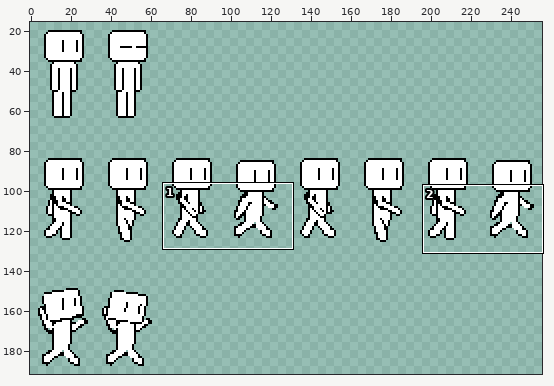
Edited in one commit: sprite sheet (Assets/Sprites/Player/Player.png). Above, an overview of the earlier version with the close-up marked.
Close-up. The starting point:
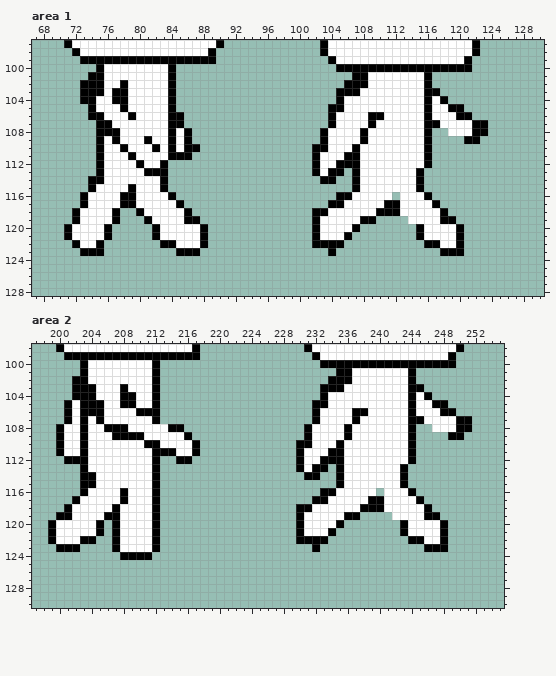
The file is 256x192 pixels. Shown: area 1: x 67..130, y 97..128; area 2: x 197..255, y 98..130. The wide view leaves out empty margins. The commit also changed other parts of the picture, which this record leaves out.
The result:
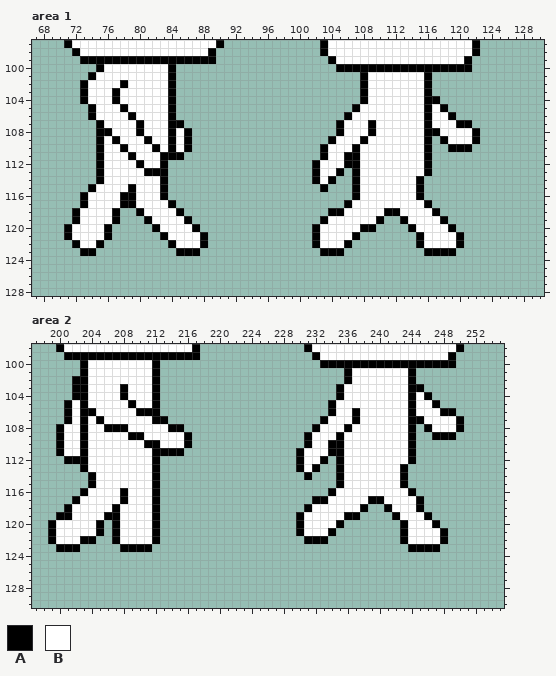
Palette (. is transparent): A #000000  B #ffffff
Change:
--- area 1
@@ x 67..130 @@
 100 ........ABBBBBBBBA....................AAAAAAAAAAAAAAAAA.........
-101 .......AABBBBBBBBA......................AABBBBBBBA..............
-102 ......AAABBABBBBBA.....................AAABBBBBBBA..............
-103 ......AAABAABBBBBA....................AAABBBBBBBBAA.............
-104 ......AABBAABBBBBA....................ABBBBBBBBBBABA............
-105 .......ABBBABBBBBA...................AABBBBBBBBBBABBAA..........
-106 .......AABBBABBBBAA..................ABBBBAABBBBBABBBAA.........
-107 ........AABBBBBBBAA..................ABBBBABBBBBBAABBBBAA.......
-108 ........AAABBBBBBABA................ABBBBABBBBBBBA..BBBAA.......
-109 ........ABABBBABBABA................ABBBBABBBBBBBA....AA........
-110 ........ABBABBBABABAA..............AABBBABBBBBBBBA..............
-111 ........ABBBABBBBAAA...............ABBBAABBBBBBBBA..............
-112 ........ABBBBABBA..................ABBAAABBBBBBBBA..............
-113 ........ABBBBBAAA..................ABAA.ABBBBBBBA...............
-114 .......AABBBBBBBA...................AA..ABBBBBBBA...............
-115 .......ABBBBABBBA.......................ABBBBBBBA...............
-116 ......ABBBBAABBBBA....................AABBBBB.BBBA..............
-117 ......ABBBBAABBBBBA..................AABBBBBAABBBBA.............
-118 .....ABBBBA..ABBBBBA...............AABBBBBBAAABBBBBA............
-119 .....ABBBBA...ABBBBAA..............ABBBBBAA....BBBBAA...........
-120 ....ABBBBA.....ABBBBBA.............ABBBBA.......ABBBBA..........
-121 ....ABBBBA.....ABBBBBA.............ABBBA........ABBBBA..........
-122 .....ABBA.......AABBBA.............AAAA..........AABBA..........
-123 ......AAA.........AAA................A.............AAA..........
+101 .......ABBBBBBBBBA.......................ABBBBBBBA..............
+102 ......ABBBBABBBBBA.......................ABBBBBBBA..............
+103 ......ABBBABBBBBBA.......................ABBBBBBBA..............
+104 ......ABBBABBBBBBA.......................ABBBBBBBAA.............
+105 .......ABBBABBBBBA......................ABBBBBBBBABA............
+106 .......ABBBBABBBBA.....................ABBBBBBBBBABBA...........
+107 ........ABBBBABBBAA...................ABBBABBBBBBABBBAA.........
+108 ........AABBBABBBABA..................ABBBABBBBBBAABBBBA........
+109 ........ABABBBABBABA.................ABBBABBBBBBBA.ABBBA........
+110 ........ABBABBBABABA................ABBBABBBBBBBBA..AAA.........
+111 ........ABBBABBBAAA.................ABBAABBBBBBBBA..............
+112 ........ABBBBABBA..................ABBBAABBBBBBBBA..............
+113 ........ABBBBBAAA..................ABBA.ABBBBBBBBA..............
+114 ........ABBBBBBBA..................ABA..ABBBBBBBA...............
+115 .......ABBBBABBBA...................A...ABBBBBBBA...............
+116 ......ABBBBAABBBA.......................ABBBBBBBA...............
+117 ......ABBBBAABBBBA.....................ABBBBBBBBBA..............
+118 .....ABBBBA..ABBBBA..................AABBBBBAABBBBA.............
+119 .....ABBBBA...ABBBBA................ABBBBBBA..ABBBBA............
+120 ....ABBBBA.....ABBBBA..............ABBBBBAA....ABBBBA...........
+121 ....ABBBBA......ABBBBA.............ABBBBA.......ABBBBA..........
+122 .....ABBA........ABBBA.............ABBBA........ABBBBA..........
+123 ......AA..........AAA...............AAA..........AAAA...........
 124 ................................................................
--- area 2
@@ x 197..255 @@
 100 ......ABBBBBBBBA....................AAAAAAAAAAAAAAAAA......
-101 ......ABBBBBBBBA......................AABBBBBBBA...........
-102 .....AABBBBBBBBA.....................AAABBBBBBBA...........
-103 .....AAABBBABBBA....................AAABBBBBBBBAA..........
-104 .....AAABBBAABBA....................ABBBBBBBBBBABA.........
-105 ....ABAAABBAABBA...................AABBBBBBBBBBABBAA.......
-106 ....ABAAABBBBAAA...................ABBBBAABBBBBABBBAA......
-107 ....ABABABBBBBBA...................ABBBBABBBBBBAABBBBAA....
-108 ...ABBABBAAABBBBBAA...............ABBBBABBBBBBBA..BBBAA....
-109 ...ABBABBBAAAABBBBBA..............ABBBBABBBBBBBA....AA.....
-110 ...ABBABBBBBBBAABBBBA............AABBBABBBBBBBBA...........
-111 ...ABBABBBBBBBBAAABBA............ABBBAABBBBBBBBA...........
-112 ....AAABBBBBBBBA..AA.............ABBAAABBBBBBBBA...........
-113 ......ABBBBBBBBA.................ABAA.ABBBBBBBA............
-114 ......AABBBBBBBA..................AA..ABBBBBBBA............
-115 ......AABBBBBBBA......................ABBBBBBBA............
-116 ......ABBBBABBBA....................AABBBBB.BBBA...........
+101 ......ABBBBBBBBA.......................ABBBBBBBA...........
+102 .....AABBBBBBBBA.......................ABBBBBBBA...........
+103 .....AABBBBABBBA......................ABBBBBBBBAA..........
+104 .....AABBBBABBBA......................ABBBBBBBBABA.........
+105 ....ABABBBBBABBA.....................ABBBBBBBBBABBA........
+106 ....ABAABBBBBAAA.....................ABBABBBBBBABBBAA......
+107 ....ABABABBBBBBAA...................ABBBABBBBBBAABBBBA.....
+108 ...ABBABBAAABBBBBAA................ABBBABBBBBBBA.ABBBA.....
+109 ...ABBABBBBBAABBBBBA..............ABBBABBBBBBBBA..AAA......
+110 ...ABBABBBBBBBAABBBA..............ABBAABBBBBBBBA...........
+111 ...ABBABBBBBBBBAAAA..............ABBBAABBBBBBBBA...........
+112 ....AAABBBBBBBBA.................ABBA.ABBBBBBBBA...........
+113 ......ABBBBBBBBA.................ABA..ABBBBBBBA............
+114 .......ABBBBBBBA..................A...ABBBBBBBA............
+115 .......ABBBBBBBA......................ABBBBBBBA............
+116 ......ABBBBABBBA.....................ABBBBBBBBBA...........
 117 .....ABBBBBABBBA...................AABBBBBAABBBBA..........
-118 ....ABBBBBABBBBA.................AABBBBBBAAABBBBBA.........
-119 ...AABBBBAABBBBA.................ABBBBBAA....BBBBAA........
-120 ..ABBBBBA.ABBBBA.................ABBBBA.......ABBBBA.......
+118 ....ABBBBBABBBBA..................ABBBBBBA..ABBBA..........
+119 ...AABBBBAABBBBA.................ABBBBBAA....ABBBA.........
+120 ..ABBBBBA.ABBBBA.................ABBBBA.......ABBBA........
 121 ..ABBBBBA.ABBBBA.................ABBBA........ABBBBA.......
-122 ..ABBBAA..ABBBBA.................AAAA..........AABBA.......
-123 ...AAA....ABBBBA...................A.............AAA.......
-124 ...........AAAA............................................
+122 ..ABBBAA..ABBBBA..................AAA.........ABBBBA.......
+123 ...AAA.....AAAA................................AAAA........
+124 ...........................................................
 125 ...........................................................
